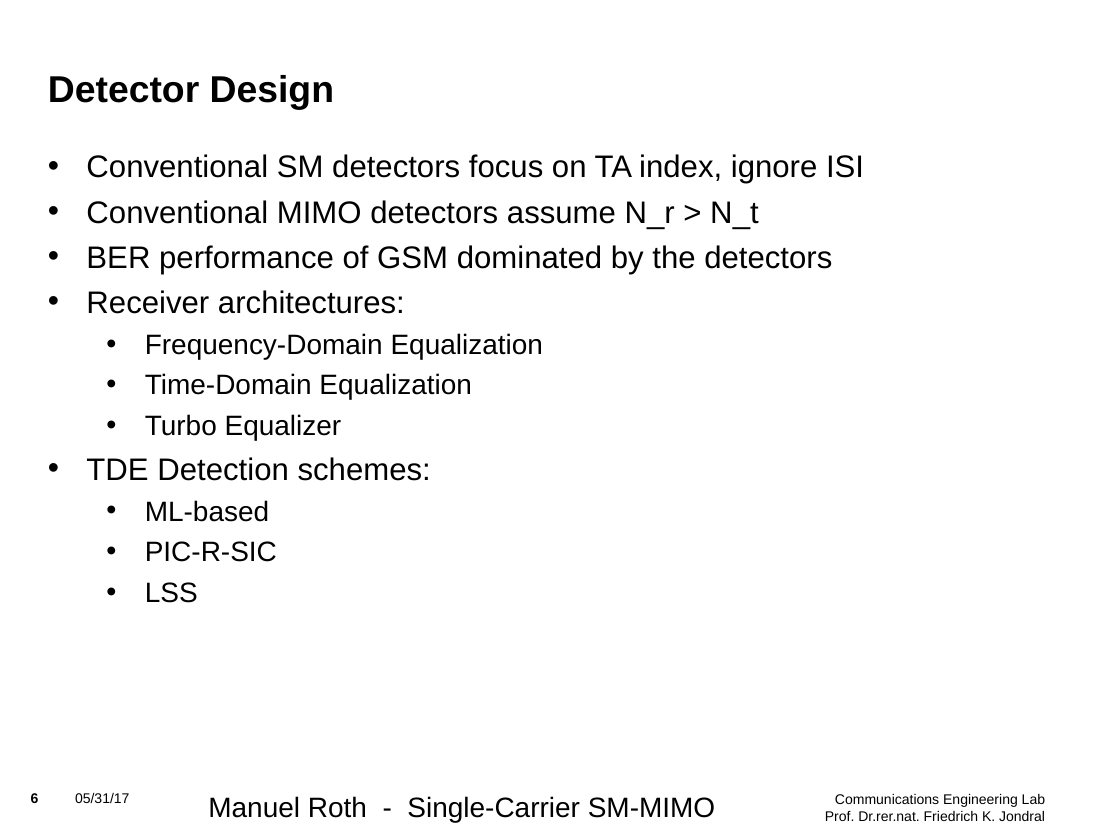
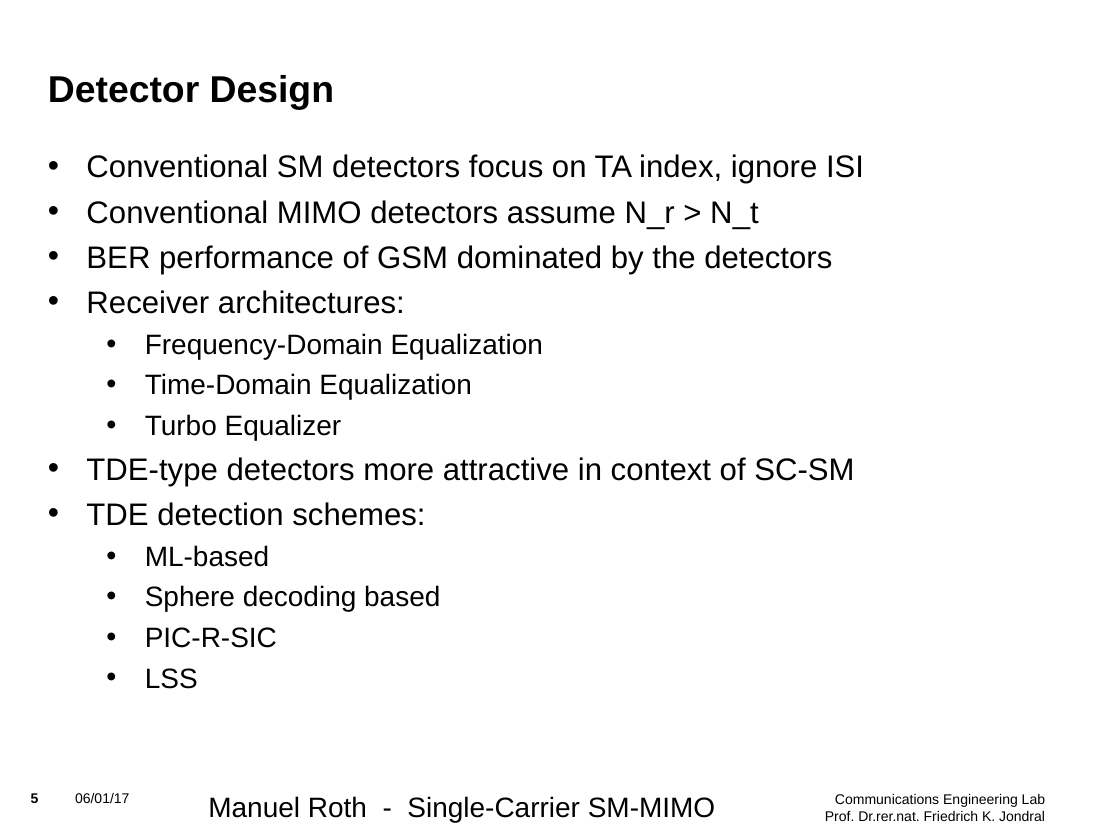
Before and after one commit to mnxx/sc-sm-transceiver, a slide deck: slide 5 of Literature_Research.odp (slide 6 before the commit). Drawn at 1120x840 pixels with LibreOffice and Linux fonts; fonts in the diff are those of the drawing; background and template pictures are left out. Boxes give left, top, right and bottom in pixels: in the first picture for what was removed or moved away, otherwise in the second. Text is boxed around its words. In the diff, an @@ line names an element or a change of style, - is before the commit and + after.

```diff
--- a/Literature_Research.odp
+++ b/Literature_Research.odp
@@ text at box(86, 457, 854, 526): text changed @@
-• TDE Detection schemes:
+• TDE-type detectors more attractive in context of SC-SM
+• TDE detection schemes:
@@ text at box(145, 585, 440, 612): paragraph added @@
+  • Sphere decoding based
@@ page number at box(31, 793, 39, 803): text changed @@
-6
+5
@@ text at box(75, 793, 129, 803): text changed @@
-05/31/17
+06/01/17
```
Also in this commit, not shown: 6 other slides changed, 1 slide added, 1 slide removed, 2 other files.
